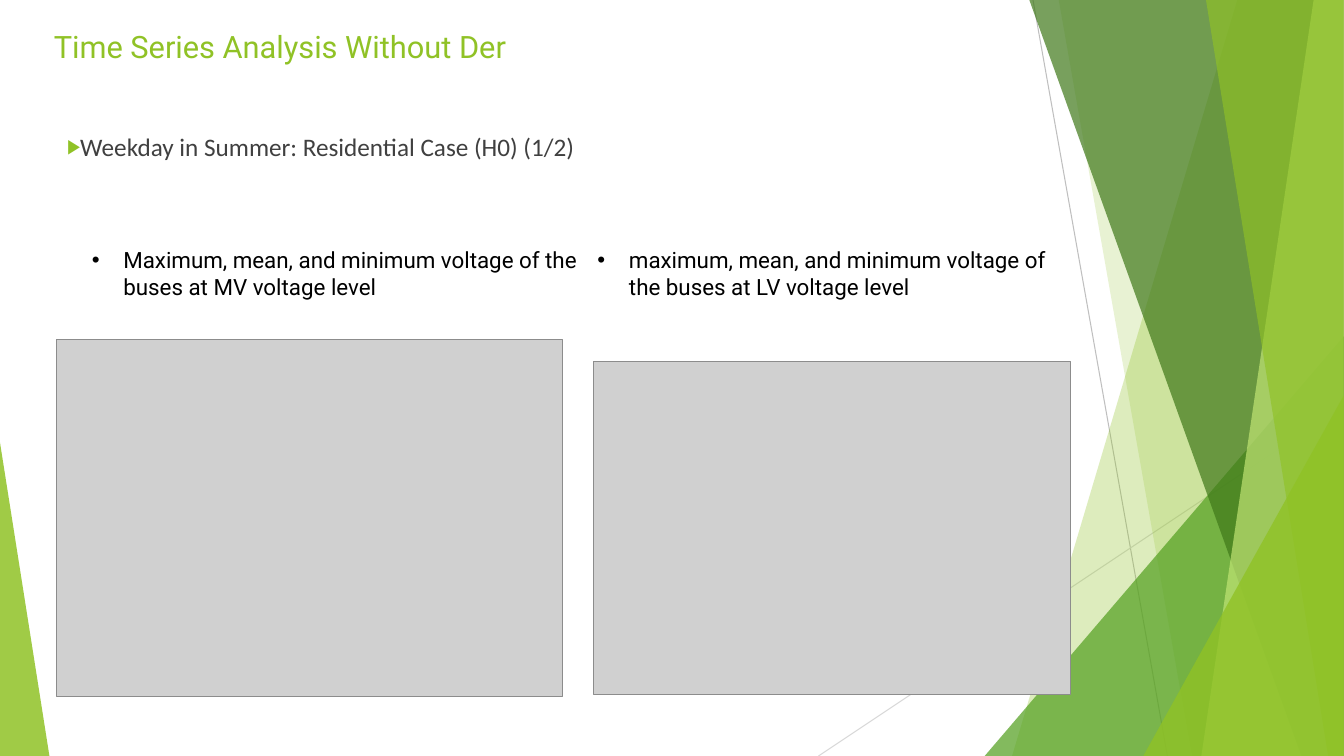
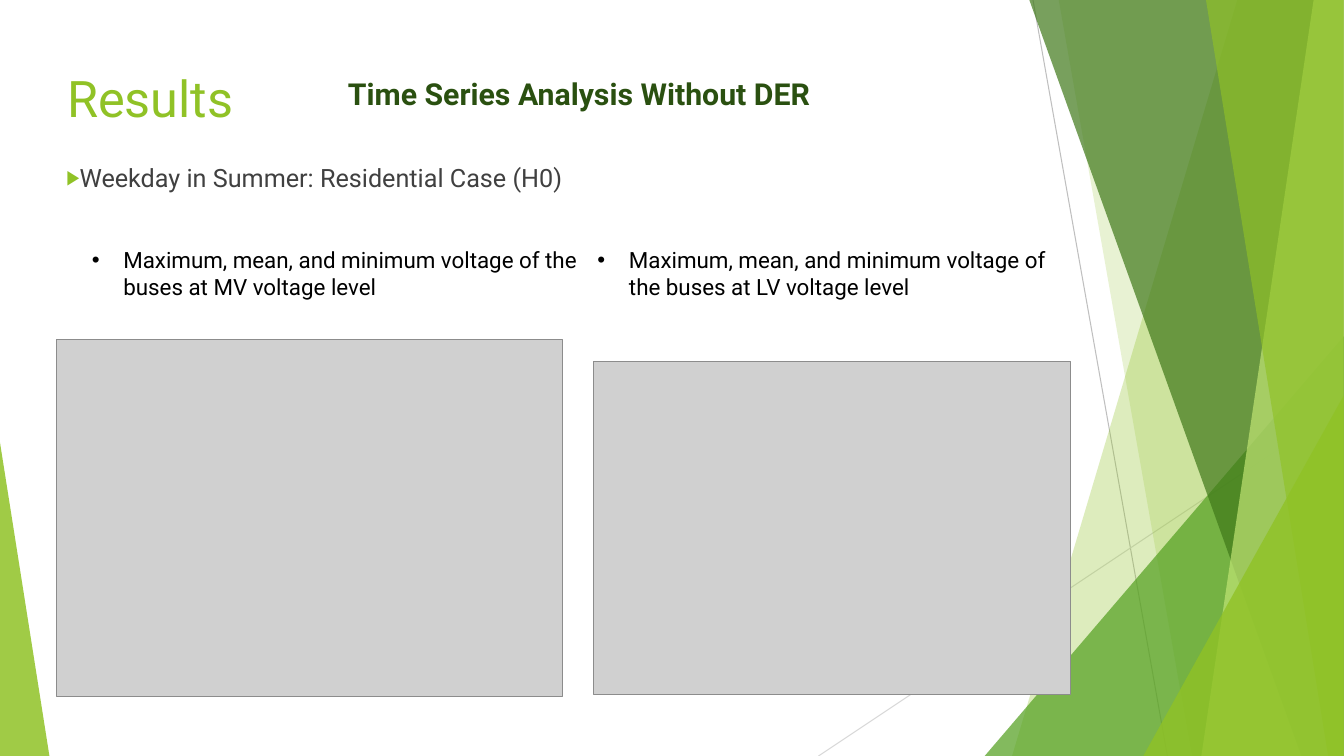
Before and after one commit to mridul2912/PSPlab22_1119250_Mridul, a slide deck: slide 14 of Eut-Project.pptx (slide 10 before the commit). Drawn at 1344x756 pixels with LibreOffice and Linux fonts; fonts in the diff are those of the drawing; grey boxes stand for pictures. Boxes give left, top, right and bottom in pixels: in the first picture for what was removed or moved away, otherwise in the second. Text is boxed around its words. In the diff, an @@ line names an element or a change of style, - is before the commit and + after.

```diff
--- a/Eut-Project.pptx
+++ b/Eut-Project.pptx
@@ text added at <box>67,79,233,118</box>, 36 pt, text #90C226 @@
+Results
@@ title at <box>348,82,810,112</box>: text changed; size 22 to 21.6 pt; text colour #90C226 to #2A5010; bold on @@
-Time Series Analysis Without Der
+Time Series Analysis Without DER
@@ text at <box>80,167,563,193</box>: text changed; font Calibri to Roboto @@
-▶ Weekday in Summer: Residential Case (H0) (1/2)
+▶ Weekday in Summer: Residential Case (H0)
@@ text at <box>629,251,1046,300</box>: text changed @@
-• maximum, mean, and minimum voltage of the buses at LV voltage level
+• Maximum, mean, and minimum voltage of the buses at LV voltage level
```
Also in this commit, not shown: 22 other slides changed, 5 slides added, 4 other files.
